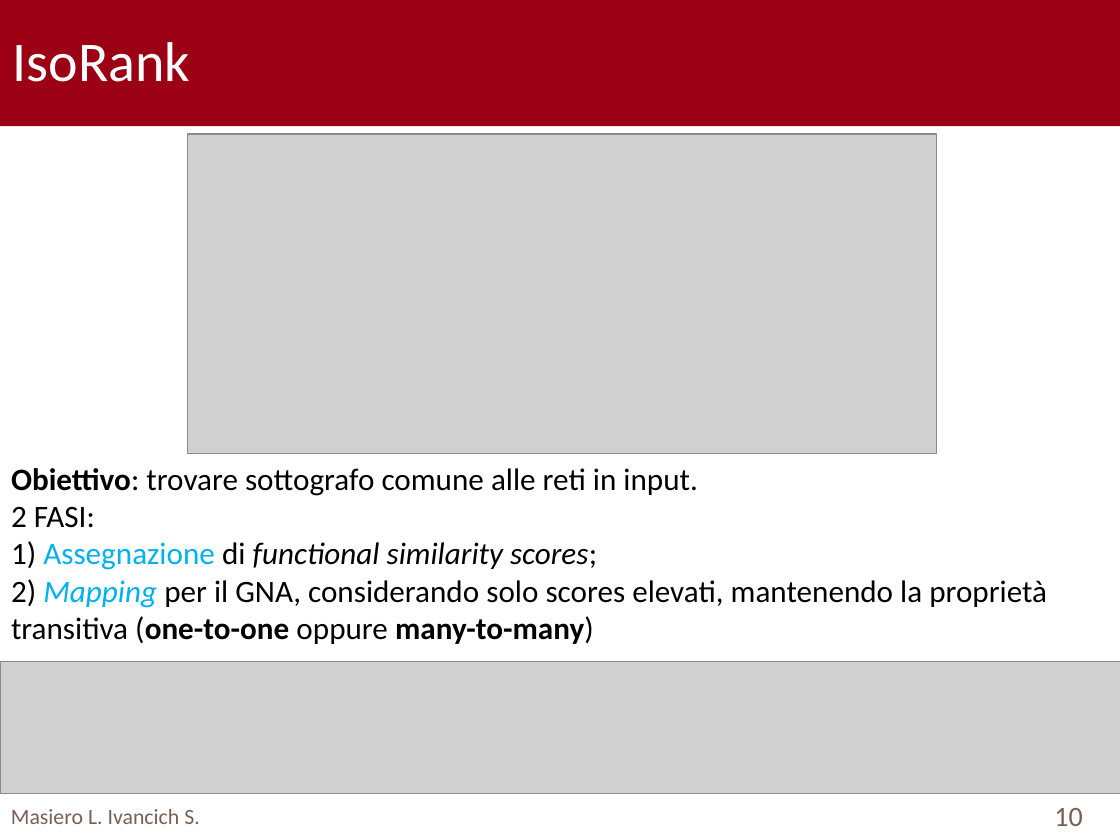
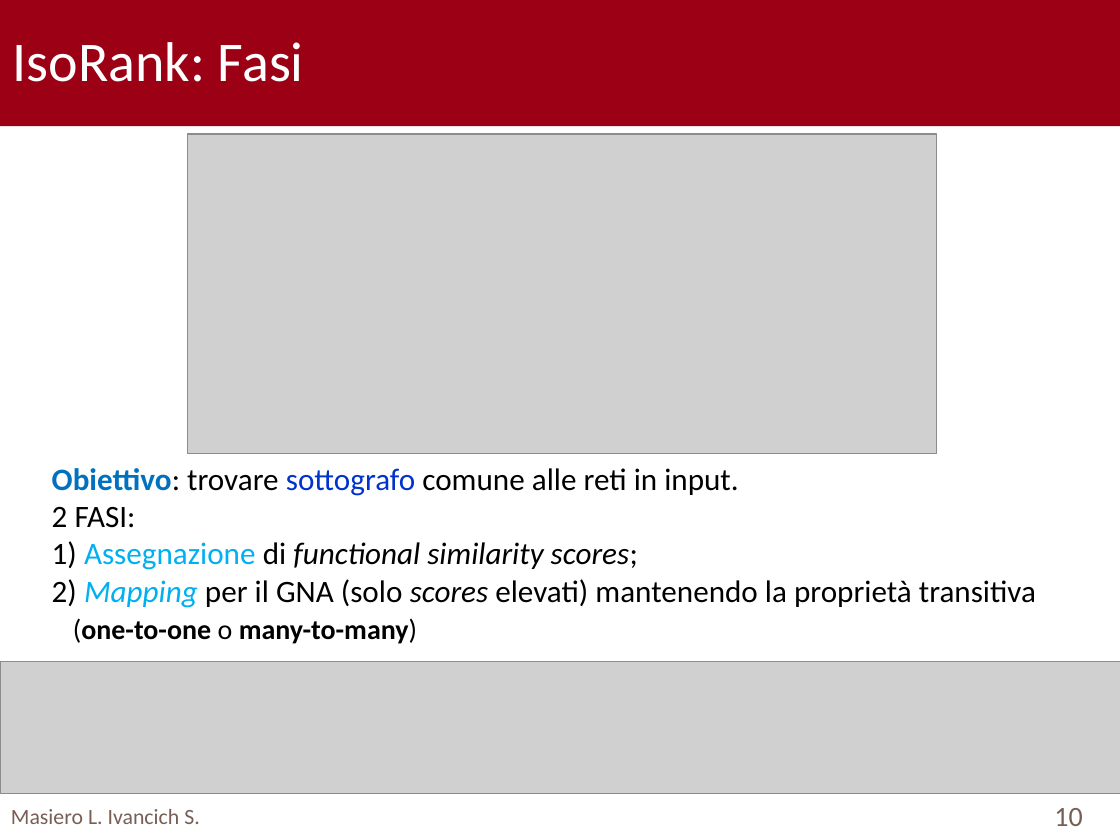
Before and after one commit to TyllanDrake/NetworkAlignment, a slide deck: slide 10 of Presentation/Presentation.pptx. Drawn at 1120x840 pixels with LibreOffice and Linux fonts; fonts in the diff are those of the drawing; grey boxes stand for pictures; background and template pictures are left out. Boxes give left, top, right and bottom in pixels: in the first picture for what was removed or moved away, otherwise in the second. Text is boxed around its words. In the diff, an @@ line names an element or a change of style, - is before the commit and + after.

```diff
--- a/Presentation/Presentation.pptx
+++ b/Presentation/Presentation.pptx
@@ text at [13, 42, 304, 82]: text changed @@
-IsoRank
+IsoRank: Fasi
@@ text "Obiettivo: trovare sottografo comune alle ...": place and size @@
-text "Obiettivo: trovare sottografo comune alle ..." at [11, 468, 1047, 644]
+text "Obiettivo: trovare sottografo comune alle ..." at [52, 468, 1036, 644]
@@ text at [52, 468, 738, 496]: text colour #000000 to #0070C0 in "Obiettivo:"; text colour #000000 to #0033CC in "sottografo" @@
@@ text at [52, 541, 1036, 644]: text changed @@
-1) Assegnazione di functional similarity scores;
-2) Mapping per il GNA, considerando solo scores elevati, mantenendo la proprietà transitiva (one-to-one oppure many-to-many)
+1) Assegnazione di functional similarity scores;
+2) Mapping per il GNA (solo scores elevati) mantenendo la proprietà transitiva
+(one-to-one o many-to-many)
```
Also in this commit, not shown: 15 other slides changed, 2 other files.
